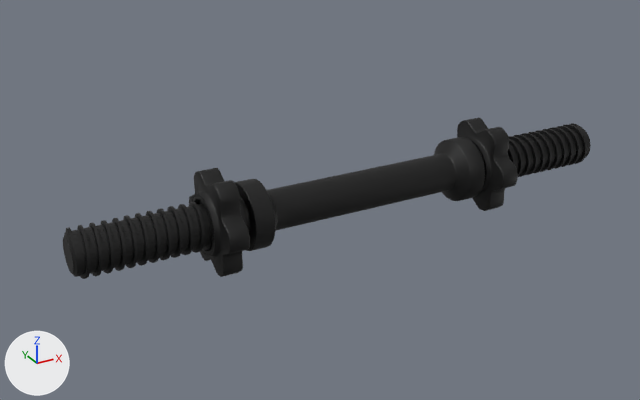
Before and after pictures for a commit that changed the FBX model Assets/Dumbell Assets/dumbbell_bar_n.fbx.
Rendered twice from a 50 mm lens placed at (-0.254, -0.412, 0.205), pointed at (-0.022, 0.01, -0.005). The lights are fixed; the arrows at lower left show +X, +Y and +Z.

The older version as bpy lines, for what is in view:
```python
me_scene = bpy.data.meshes.new('Scene')
me_scene.from_pydata(...)  # 3060 vertices, 6115 faces; spans x -17.3..17.3, y -1.9..1.9, z -1.9..1.9
me_scene.materials.append(mat_black)  # black #000000
me_scene_003 = bpy.data.meshes.new('Scene.003')
me_scene_003.from_pydata(...)  # 1334 vertices, 2668 faces; spans x -2.69..2.69, y -5.32..-3.47, z -2.95..2.95
me_scene_003.materials.append(mat_black)  # black #000000
ob_dumbbell = bpy.data.objects.new('Dumbbell', None)
ob_dumbbell.location = (0.0, 0.0, 0.0)
ob_dumbbell.rotation_euler = (1.571, 0.0, 0.0)  # degrees (90, 0, 0)
ob_dumbbell.scale = (0.01, 0.01, 0.01)
ob_dumbbell_part_01 = bpy.data.objects.new('Dumbbell_Part_01', me_scene)
ob_dumbbell_part_01.parent = ob_dumbbell
ob_dumbbell_part_01.location = (0.0, 0.0, 0.0)
ob_dumbbell_part_04__1 = bpy.data.objects.new('Dumbbell_Part_04__1_', me_scene_003)
ob_dumbbell_part_04__1.parent = ob_dumbbell
ob_dumbbell_part_04__1.location = (-13.48, 0.0, 0.0)
ob_dumbbell_part_04__1.rotation_euler = (-3.142, 0.0, -1.571)  # degrees (-180, 0, -90)
# also in view: 'Dumbbell_Part_04' at (0.089, 0.0, 0.0)
```
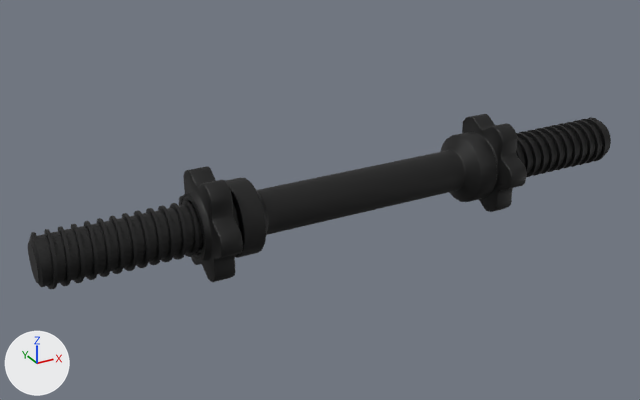
ob_dumbbell is not drawn itself; it is the parent of ob_dumbbell_part_04__1, ob_dumbbell_part_04, ob_dumbbell_part_01.

The change, as JSON lines over the scene's bpy script:
```json
{"op": "set", "path": "ob_dumbbell.scale", "old": "(0.01, 0.01, 0.01)", "new": "(0.0106, 0.0106, 0.0106)"}
{"op": "set", "path": "ob_dumbbell_part_01.scale", "old": "(1.0, 1.0, 1.0)", "new": "(1.04, 1.04, 1.04)"}
```

Boxes (x1, y1, x2, y2) around the edits, measured in the pictures (640 x 400 px):
```json
{"object": "Dumbbell_Part_01", "change": "rescaled", "before": [63, 123, 591, 279], "after": [28, 117, 611, 289], "on screen": "10% wider, 10% taller"}
{"object": "Dumbbell_Part_04__1_", "change": "rescaled", "before": [189, 168, 250, 277], "after": [179, 166, 243, 282], "on screen": "6% taller"}
{"object": "Dumbbell_Part_04", "change": "rescaled", "before": [457, 118, 518, 211], "after": [462, 114, 527, 212], "on screen": "6% wider"}
```
